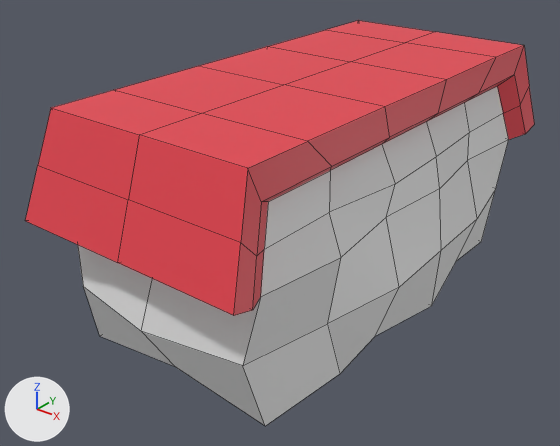
Two versions of the FBX model Assets/m_coloniusLory_Sushi_Tuna.fbx, one commit apart.
Both versions are drawn from a camera (50 mm lens) standing at (0.1673, -2.1727, 0.3972) and looking at (0.1126, -2.1043, 0.3548). Arrows for +X, +Y and +Z are at lower left; the lights stay in place. Mesh edges are drawn as thin lines. Where no turn or scale is listed for an object, it has been applied to the vertices.

The first picture shows 'm_coloniusLory_Sushi_Tuna'.
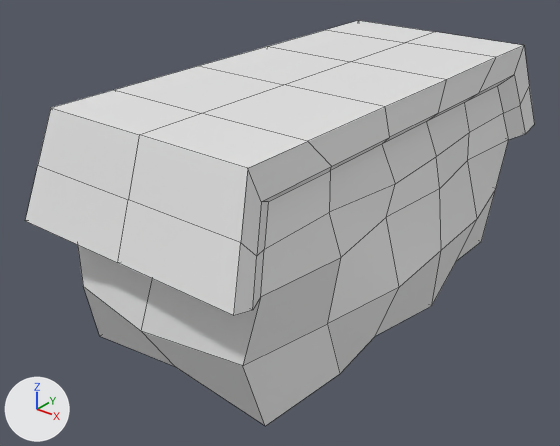
What the commit changed:
me_cube_002 has 122 vertices, 120 faces and spans x -0.016..0.0157, y -0.0318..0.0322, z -0.0007..0.028.
me_cube_002 is used by ob_m_coloniuslory_sushi_tuna; location (0.115, -2.1, 0.3455).
me_cube_002 part 1: all 62 faces that had it switch from mat_tuna (red #e7434f) to mat_rice (white #e7e7e7).

Where the change shows, as pixel boxes (x1, y1, x2, y2) in the pictures (560 x 446 px):
part 1 of me_cube_002, recoloured (red to white)
    both: (25, 20, 534, 315)
